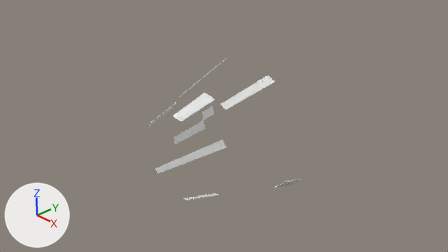
Before and after pictures for a commit that changed the Blender file FKsketch/Assets/crystalglyph.blend.
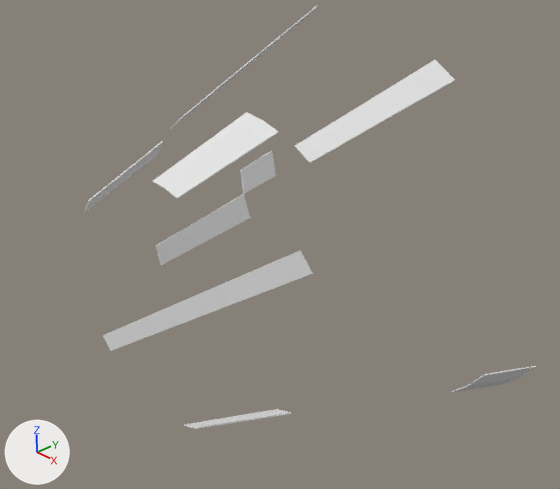
Each version appears first from the file's camera 'Camera', and next in a close-up on the part from 27% to 69% of the width and 22% to 87% of the height. Every picture has the same lights, and +X, +Y and +Z are marked at lower left.
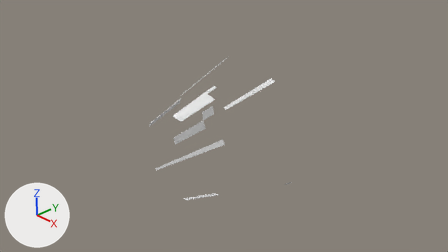
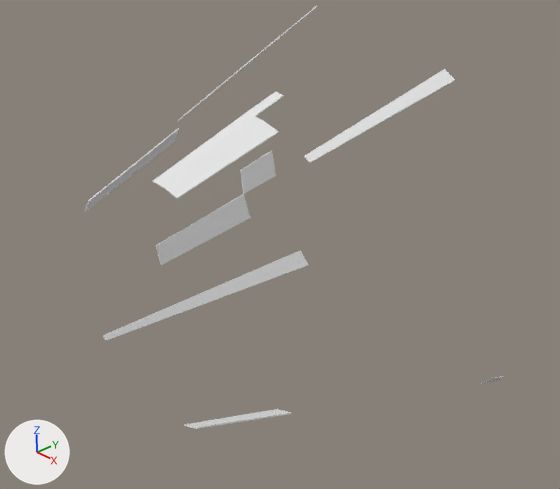
What the commit changed:
me_cylinder_001 is used by ob_cylinder; location (0.0, 0.0, 0.0).
Verts and faces of me_cylinder_001; kept vertices keep their numbers, new ones are numbered from 90.
Before the commit, vertices of me_cylinder_001: 9 (-0.69, -1.0, -0.72) at pixel (110, 351), 10 (-1.25, 1.72, -1.3) at pixel (312, 273), 24 (-1.15, 1.2, -1.19) at pixel (279, 286), 38 (-0.69, -1.0, -0.71) at pixel (111, 350), 55 (-0.87, -0.1, -0.9) at pixel (186, 322).
Before the commit, vertices of me_cylinder_001: 78 (-1.24, 1.72, -1.29) at pixel (312, 273), 79 (-1.14, 1.2, -1.18) at pixel (279, 286), 81 (-0.88, -0.11, -0.91) at pixel (185, 322).
Before the commit, vertices of me_cylinder_001: 13 (1.06, 1.72, -1.46) at pixel (500, 385), 14 (1.25, 1.72, -1.3) at pixel (518, 377), 15 (1.42, 1.72, -1.11) at pixel (536, 366), 27 (0.97, 1.2, -1.33) at pixel (451, 392), 28 (1.15, 1.2, -1.19) at pixel (468, 385).
Before the commit, vertices of me_cylinder_001: 29 (1.3, 1.2, -1.02) at pixel (484, 375), 65 (1.41, 1.72, -1.1) at pixel (535, 365), 66 (1.29, 1.2, -1.01) at pixel (483, 374), 67 (1.05, 1.72, -1.45), 74 (1.25, 1.72, -1.29) at pixel (518, 376).
Before the commit, vertices of me_cylinder_001: 75 (1.14, 1.2, -1.18) at pixel (468, 384), 76 (0.96, 1.2, -1.33) at pixel (451, 391).
me_cylinder_001 had 90 vertices, 74 faces and spanned x -1.79..1.42, y -1.0..1.72, z -1.46..1.51.
me_cylinder_001 now has 101 vertices, 83 faces and spans x -1.79..1.26, y -1.0..1.72, z -1.3..1.46.
Part 1, on me_cylinder_001:
5 faces are deleted.
14 vertices move from x -1.34..0.67, y -0.11..1.72, z 0.55..1.51 to x -1.25..0.77, y -0.1..1.72, z 0.58..1.46.
11 vertices are added at x 0.0..0.18, y -0.11..0.18, z 1.25..1.35.
14 new faces join them.
Part 2, on me_cylinder_001:
Vertices 10, 24, 79 move by (-0.06, 0.0, 0.07).
Vertex 9 moves to (-0.76, -1.0, -0.65), pixel (105, 340).
Vertex 78 moves to (-1.31, 1.72, -1.22), pixel (308, 265).
Vertex 38 moves to (-0.75, -1.0, -0.65), pixel (106, 340).
Vertex 55 moves to (-0.93, -0.1, -0.84), pixel (181, 312).
Vertex 81 moves to (-0.94, -0.1, -0.84), pixel (180, 313).
Part 3, on me_cylinder_001:
Vertex 13 moves to (1.15, 1.53, -1.3), pixel (495, 381).
Vertex 14 moves to (1.21, 1.53, -1.25), pixel (500, 379).
Vertex 15 moves to (1.26, 1.53, -1.19), pixel (505, 376).
Vertex 27 moves to (1.12, 1.38, -1.26), pixel (481, 383).
Vertex 28 moves to (1.18, 1.38, -1.22), pixel (486, 381).
Vertex 29 moves to (1.22, 1.38, -1.17), pixel (490, 378).
Vertex 65 moves to (1.25, 1.54, -1.19), pixel (505, 375).
Vertex 66 moves to (1.22, 1.38, -1.16), pixel (490, 378).
Vertex 67 moves to (1.15, 1.54, -1.29), pixel (495, 381).
Vertex 74 moves to (1.2, 1.54, -1.25), pixel (500, 379).
Vertex 75 moves to (1.17, 1.38, -1.22), pixel (486, 381).
Vertex 76 moves to (1.12, 1.38, -1.26), pixel (481, 383).

Changed parts and their boxes (x1, y1, x2, y2) in the close-ups (560 x 489 px; the box of a moved part takes in the faces that stretch with it):
'Cylinder', reshaped (7% narrower)
    before: (84, 6, 536, 429)
    after: (84, 6, 505, 429)
part 1 of me_cylinder_001, built on
    both: (85, 10, 455, 212)
part 2 of me_cylinder_001, moved or reshaped
    before: (103, 250, 313, 351)
    after: (103, 250, 308, 341)
part 3 of me_cylinder_001, moved or reshaped
    before: (452, 366, 536, 392)
    after: (481, 376, 505, 384)
